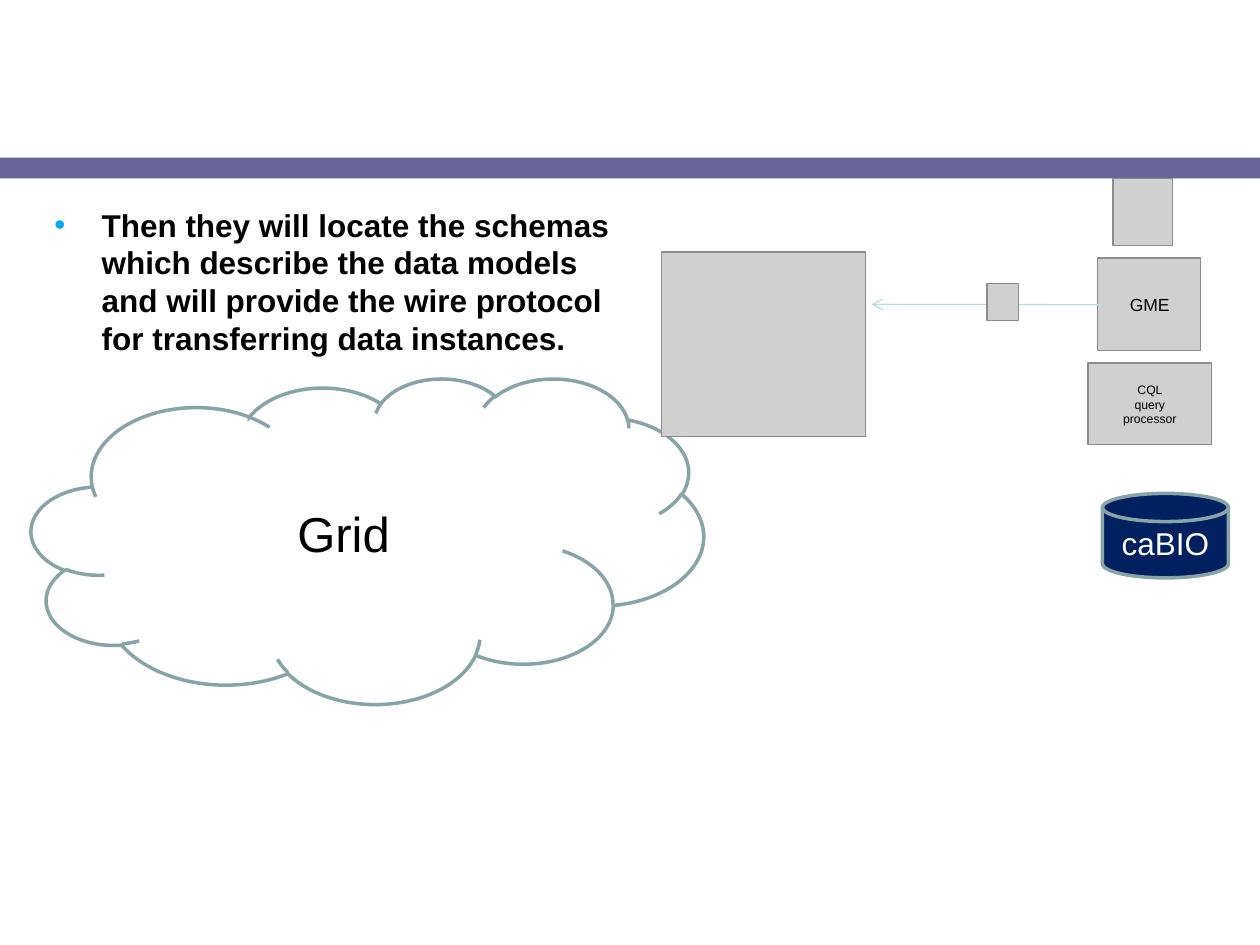
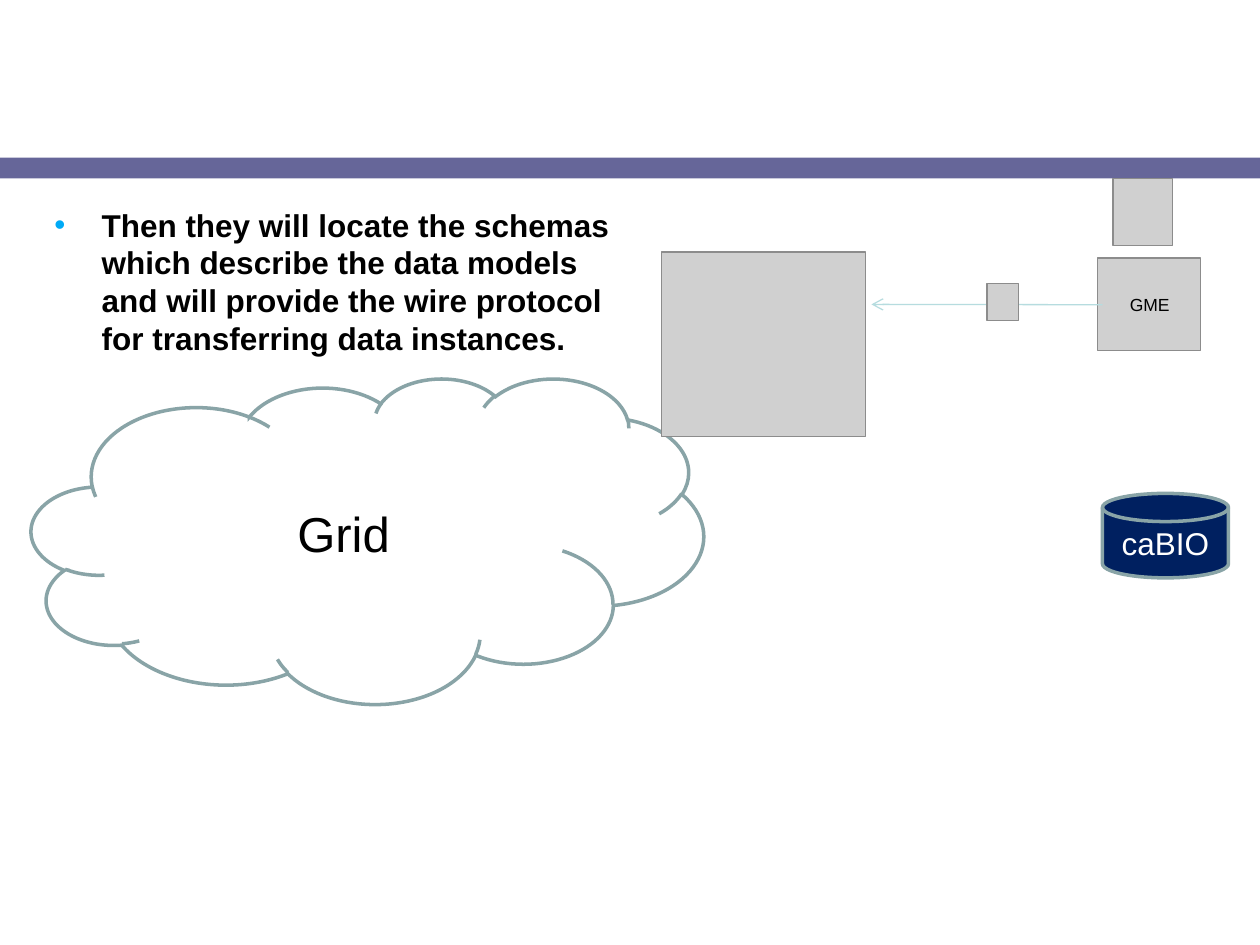
Before and after one commit to NCIP/cagrid-docs, a slide deck: slide 24 of presentations/2008_AnnualMeeting/breakouts/caGrid_Introduce.ppt (slide 16 before the commit). Drawn at 1260x945 pixels with LibreOffice and Linux fonts; fonts in the diff are those of the drawing; grey boxes stand for pictures; background and template pictures are left out. Boxes give left, top, right and bottom in pixels: in the first picture for what was removed or moved away, otherwise in the second. Text is boxed around its words. In the diff, an @@ line names an element or a change of style, - is before the commit and + after.

```diff
--- a/presentations/2008_AnnualMeeting/breakouts/caGrid_Introduce.ppt
+++ b/presentations/2008_AnnualMeeting/breakouts/caGrid_Introduce.ppt
@@ picture removed at (x1=1087, y1=363, x2=1211, y2=445) @@
@@ text removed at (x1=1123, y1=385, x2=1177, y2=426) @@
-CQL query
-processor
```
Also in this commit, not shown: 11 other slides changed, 6 slides added.
